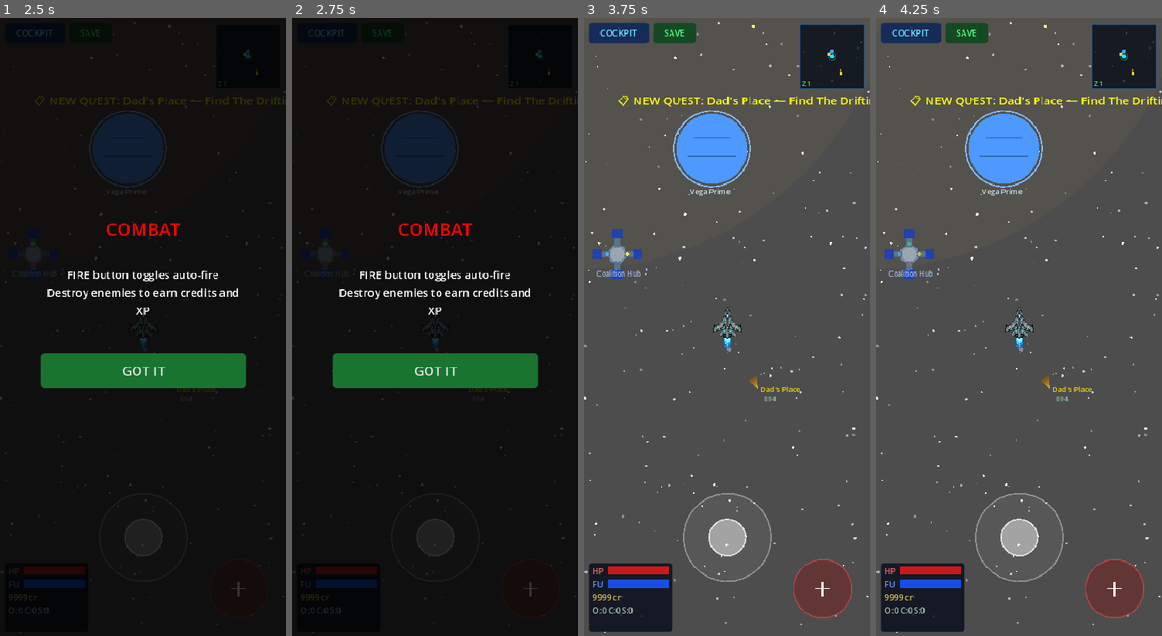
Above: before the commit, frames 1-4 (left to right).
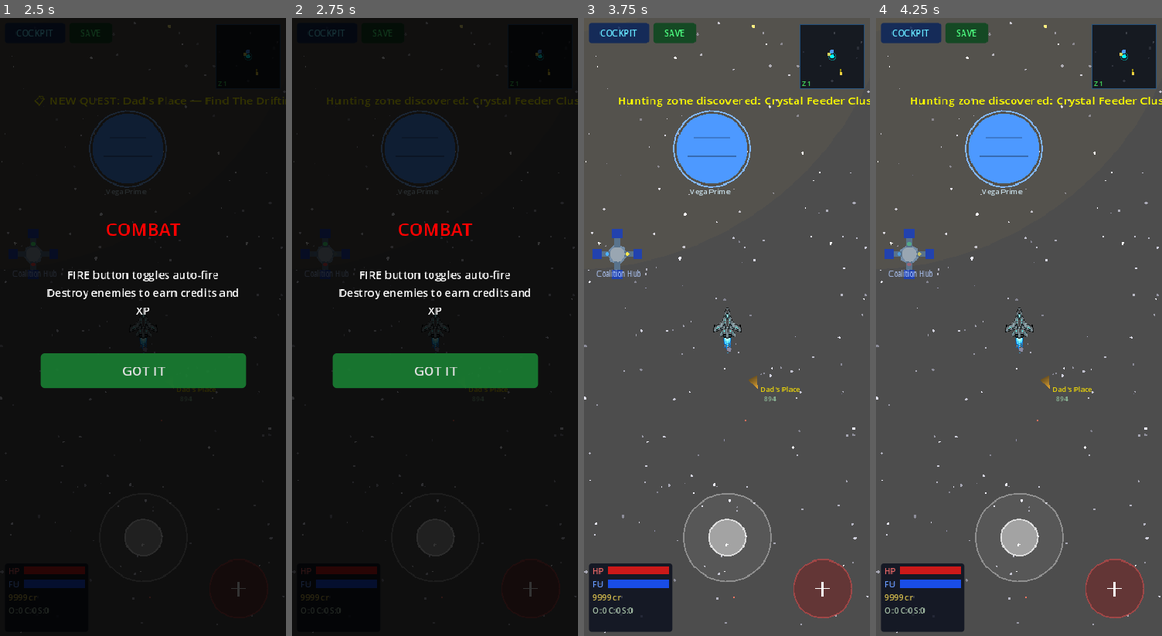
Above: after the commit, the same moments.

Repository: ichizh8/space-game-rt
Game: Godot game, scene res://scenes/main_menu.tscn
Same seed, same stepped clock (60 frames per second), same inputs: the game is played once before the commit and once after it.
Inputs:
- Up to frame 1 (2.5 s): click "NEW GAME" at 0.5 s; click "TAP TO CONTINUE" at 1.25 s; click "TAP TO CONTINUE" at 2 s
- Up to frame 2 (2.75 s): no input
- Up to frame 3 (3.75 s): click "COCKPIT" at 2.75 s; click "GOT IT" at 3.5 s
- Up to frame 4 (4.25 s): no input

Frame 1 is identical in both runs. In frame 2, 0.3% of the frame differs, in the area x 12-100%, y 12-15%; in frame 3, 0.7%, in the area x 11-100%, y 12-15%; in frame 4, 0.7%.

Commit message:
v43: intro quest chain with map markers, hunting zones auto-discover on proximity
Co-Authored-By: Claude Opus 4.6 (1M context) <noreply@anthropic.com>

Diff:
--- a/data/quests.json
+++ b/data/quests.json
@@ -118,6 +118,84 @@
     "reward": {"credits": 400, "scrap": 15},
     "faction_reward": {"coalition": 8},
     "source_type": "station"
+  },
+  {
+    "id": "quest_first_day_open",
+    "type": "tutorial_cook",
+    "title": "First Day Open",
+    "description": "The kitchen equipment works, barely. Your father left a handwritten note: 'The scrap protein cans are under the counter. Good enough to open. Not good enough to stay open.' Cook one dish and serve it to a guest to see how the restaurant works.",
+    "npc": "Dad (note)",
+    "source_type": "restaurant",
+    "unlock_condition": "",
+    "reward": {"credits": 30},
+    "rep_reward": 1,
+    "gives_recipe": {
+      "name": "Mystery Meat Patty",
+      "method": "char_grill",
+      "style": "fast_food",
+      "credits_value": 25,
+      "rep_value": 1,
+      "tier": 1,
+      "menu_story": "Dad's recipe. Nobody knows what's in it. Nobody asks."
+    },
+    "map_markers": [
+      {"id": "hunt_void_grubs", "label": "Void Grub Nesting Area", "pos_x": 600.0, "pos_y": 1400.0, "color_h": 0.25}
+    ]
+  },
+  {
+    "id": "quest_something_worth_eating",
+    "type": "gather_ingredient",
+    "title": "Something Worth Eating",
+    "description": "Old Marta has been sitting at the bar since you opened. She watches you cook, takes one bite, sets it down. 'I've eaten ration packs with more dignity. There's void grubs in the asteroid belt \u2014 I'll show you where. Bring back real meat and I'll teach you a recipe.'",
+    "npc": "Old Marta",
+    "required_ingredient": "grub_meat",
+    "required_amount": 2,
+    "source_type": "restaurant",
+    "unlock_condition": "quest_first_day_open_complete",
+    "reward": {"credits": 60},
+    "rep_reward": 3,
+    "unlock_dish": "dish_grub_fritters",
+    "gives_recipe": {
+      "name": "Grub Fritters",
+      "method": "char_grill",
+      "style": "fast_food",
+      "credits_value": 45,
+      "rep_value": 2,
+      "tier": 1,
+      "menu_story": "Old Marta's suggestion. Embarrassing but people keep ordering it."
+    },
+    "map_markers": [
+      {"id": "hunt_void_grubs", "label": "Void Grub Nesting Area", "pos_x": 600.0, "pos_y": 1400.0, "color_h": 0.25},
+      {"id": "hunt_skim_rays", "label": "Skim Ray Feeding Zone", "pos_x": -400.0, "pos_y": 1800.0, "color_h": 0.55}
+    ]
+  },
+  {
+    "id": "quest_into_the_nebula",
+    "type": "gather_ingredient",
+    "title": "Into the Nebula",
+    "description": "A hunter stumbles in with a scorched suit. 'Hit something in the nebula. Big. Pulsed electricity at me for twenty minutes.' He drops a napkin with rough coordinates. 'Whatever it is, cook it.' He leaves without paying.",
+    "npc": "Scorched Hunter",
+    "required_ingredient": "drifter_organ",
+    "required_amount": 1,
+    "source_type": "restaurant",
+    "unlock_condition": "quest_something_worth_eating_complete",
+    "reward": {"credits": 120},
+    "rep_reward": 5,
+    "unlock_dish": "dish_drifter_soup",
+    "gives_recipe": {
+      "name": "Drifter Soup",
+      "method": "slow_boil",
+      "style": "diner",
+      "credits_value": 130,
+      "rep_value": 4,
+      "tier": 2,
+      "menu_story": "Gelatinous. Weird. Somehow works. Hunter's recipe."
+    },
+    "map_markers": [
+      {"id": "hunt_void_grubs", "label": "Void Grub Nesting Area", "pos_x": 600.0, "pos_y": 1400.0, "color_h": 0.25},
+      {"id": "hunt_skim_rays", "label": "Skim Ray Feeding Zone", "pos_x": -400.0, "pos_y": 1800.0, "color_h": 0.55},
+      {"id": "hunt_drifters", "label": "Nebula \u2014 Membrane Drifter Territory", "pos_x": -1800.0, "pos_y": 2200.0, "color_h": 0.65}
+    ]
   },
   {
     "id": "quest_fresh_ingredients",
--- a/scripts/game_state.gd
+++ b/scripts/game_state.gd
@@ -98,6 +98,16 @@
 	"feeder_bioluminescence":{"tier": 3, "name": "Bioluminescent Secretion","creature": "crystal_feeder"},
 }
 var zone_depth: int = 1  # 1=shallow, 2=mid, 3=deep
+
+# Hunting zone definitions for sector 1
+var hunting_zones_sector1: Array = [
+	{"id": "hunt_void_grubs",  "label": "Void Grub Nesting Area",            "pos_x": 600.0,   "pos_y": 1400.0,  "color_h": 0.25, "radius": 400.0},
+	{"id": "hunt_skim_rays",   "label": "Skim Ray Feeding Zone",              "pos_x": -400.0,  "pos_y": 1800.0,  "color_h": 0.55, "radius": 400.0},
+	{"id": "hunt_snarlers",    "label": "Pack Snarler Debris Field",          "pos_x": 1600.0,  "pos_y": 600.0,   "color_h": 0.08, "radius": 350.0},
+	{"id": "hunt_drifters",    "label": "Nebula — Membrane Drifter Territory","pos_x": -1800.0, "pos_y": 2200.0,  "color_h": 0.65, "radius": 500.0},
+	{"id": "hunt_feeders",     "label": "Crystal Feeder Cluster",             "pos_x": -1200.0, "pos_y": -800.0,  "color_h": 0.45, "radius": 400.0},
+	{"id": "hunt_leviathan",   "label": "Deep Space — Leviathan Waters",      "pos_x": 3000.0,  "pos_y": 1500.0,  "color_h": 0.78, "radius": 600.0},
+]
 
 # Cooking / experiment system
 var cooking_methods: Array = [
@@ -422,6 +432,7 @@
 	if source_id != "":
 		q_copy["source_id"] = source_id
 	active_quests.append(q_copy)
+	apply_quest_map_markers(quest_data)
 	return true
 
 
@@ -457,6 +468,13 @@
 			active_quests.remove_at(i)
 			if quest_id not in completed_quests:
 				completed_quests.append(quest_id)
+			# Look up full quest data for bonus rewards
+			var full_quest: Dictionary = {}
+			if is_instance_valid(WorldData):
+				full_quest = WorldData.get_quest_by_id(quest_id)
+			if not full_quest.is_empty():
+				apply_quest_map_markers(full_quest)
+				apply_quest_gives_recipe(full_quest)
 			return q.get("reward", {})
 	return {}
 
@@ -644,6 +662,34 @@
 			add_ingredient(ing_id, 1)
 			var info: Dictionary = ingredient_tiers.get(ing_id, {})
 			ingredient_dropped.emit(info.get("name", ing_id))
+
+
+# ── Quest Map Markers & Recipe Rewards ───────────────────────────
+
+func apply_quest_map_markers(quest: Dictionary) -> void:
+	var markers: Array = quest.get("map_markers", [])
+	for marker in markers:
+		var mid: String = str(marker.get("id", ""))
+		var mpos_x: float = float(marker.get("pos_x", 0.0))
+		var mpos_y: float = float(marker.get("pos_y", 0.0))
+		var mname: String = str(marker.get("label", ""))
+		var mcolor: float = float(marker.get("color_h", 0.3))
+		if mid != "" and not map_discovered_planets.has(mid):
+			map_discovered_planets[mid] = {"pos_x": mpos_x, "pos_y": mpos_y, "name": mname, "color_h": mcolor}
+
+
+func apply_quest_gives_recipe(quest: Dictionary) -> void:
+	var recipe: Dictionary = quest.get("gives_recipe", {})
+	if recipe.is_empty():
+		return
+	var rname: String = str(recipe.get("name", ""))
+	var recipe_key: String = "quest_recipe:" + rname
+	if not discovered_recipes.has(recipe_key):
+		var full_recipe: Dictionary = recipe.duplicate()
+		full_recipe["key"] = recipe_key
+		if not full_recipe.has("ingredients"):
+			full_recipe["ingredients"] = []
+		discovered_recipes[recipe_key] = full_recipe
 
 
 # ── Faction Satisfaction ─────────────────────────────────────────
--- a/scripts/sector_loader.gd
+++ b/scripts/sector_loader.gd
@@ -7,6 +7,8 @@
 
 var _story_check_timer: float = 0.0
 const STORY_CHECK_INTERVAL: float = 0.5
+var _hunt_zone_timer: float = 0.0
+const HUNT_ZONE_CHECK_INTERVAL: float = 2.0
 var _pending_initial_spawns: bool = false
 
 # Scene paths
@@ -45,6 +47,10 @@
 		_story_check_timer = 0.0
 		_check_story_triggers()
 		_discover_nearby_planets()
+	_hunt_zone_timer += delta
+	if _hunt_zone_timer >= HUNT_ZONE_CHECK_INTERVAL:
+		_hunt_zone_timer = 0.0
+		_check_hunting_zone_discovery()
 
 func _do_initial_spawns() -> void:
 	for i in range(_respawn_zones.size()):
@@ -399,6 +405,31 @@
 				GameState.map_discover_planet(pid, obj.global_position, pname, pcol)
 
 
+func _check_hunting_zone_discovery() -> void:
+	if GameState.current_sector != 1:
+		return
+	var player: Node2D = _get_player()
+	if not is_instance_valid(player):
+		return
+	var zones: Array = GameState.hunting_zones_sector1
+	for zone in zones:
+		var zid: String = str(zone.get("id", ""))
+		if zid.is_empty() or GameState.map_discovered_planets.has(zid):
+			continue
+		var zpos: Vector2 = Vector2(float(zone.get("pos_x", 0.0)), float(zone.get("pos_y", 0.0)))
+		var discovery_radius: float = float(zone.get("radius", 400.0)) + 300.0
+		if player.global_position.distance_to(zpos) <= discovery_radius:
+			GameState.map_discovered_planets[zid] = {
+				"pos_x": zone.get("pos_x", 0.0),
+				"pos_y": zone.get("pos_y", 0.0),
+				"name": str(zone.get("label", "")),
+				"color_h": float(zone.get("color_h", 0.3))
+			}
+			var hud: Node = get_tree().get_first_node_in_group("hud")
+			if is_instance_valid(hud) and hud.has_method("show_notification"):
+				hud.show_notification("Hunting zone discovered: " + str(zone.get("label", "")))
+
+
 # --- Story triggers (from sector_generator) ---
 
 func _connect_signals_deferred() -> void:
--- a/scripts/station_menu.gd
+++ b/scripts/station_menu.gd
@@ -378,6 +378,12 @@
 		var sep := HSeparator.new()
 		vbox.add_child(sep)
 
+	# Auto-accept intro quest on first visit
+	if not GameState.is_quest_active("quest_first_day_open") and not GameState.is_quest_completed("quest_first_day_open"):
+		var intro_q: Dictionary = WorldData.get_quest_by_id("quest_first_day_open")
+		if not intro_q.is_empty():
+			GameState.accept_quest(intro_q, "drifting_spoon")
+
 	# Header
 	var name_lbl := Label.new()
 	name_lbl.text = GameState.restaurant_name
@@ -591,14 +597,19 @@
 
 		# Active quests — check auto-complete
 		if GameState.is_quest_active(qid):
-			var req_ing: String = q.get("required_ingredient", "")
-			var req_amt: int = int(q.get("required_amount", 0))
-			if GameState.has_ingredient(req_ing, req_amt):
-				# Auto-complete
-				_complete_restaurant_quest(q)
-				_build_rquest_completed(vbox, q)
+			var qtype: String = q.get("type", "")
+			if qtype == "tutorial_cook":
+				# Tutorial cook completes via serving a guest, no ingredient check
+				_build_rquest_active(vbox, q)
 			else:
-				_build_rquest_active(vbox, q)
+				var req_ing: String = q.get("required_ingredient", "")
+				var req_amt: int = int(q.get("required_amount", 0))
+				if GameState.has_ingredient(req_ing, req_amt):
+					# Auto-complete
+					_complete_restaurant_quest(q)
+					_build_rquest_completed(vbox, q)
+				else:
+					_build_rquest_active(vbox, q)
 			shown_any = true
 			continue
 
@@ -631,6 +642,11 @@
 	if cond.begins_with("restaurant_rep >= "):
 		var threshold: int = int(cond.split(">= ")[1])
 		return GameState.restaurant_rep >= threshold
+	# Quest completion conditions
+	if cond == "quest_first_day_open_complete":
+		return GameState.is_quest_completed("quest_first_day_open")
+	if cond == "quest_something_worth_eating_complete":
+		return GameState.is_quest_completed("quest_something_worth_eating")
 	return true
 
 
@@ -702,13 +718,19 @@
 	npc_lbl.add_theme_color_override("font_color", Color(0.6, 0.6, 0.7))
 	inner.add_child(npc_lbl)
 
-	var req_ing: String = q.get("required_ingredient", "")
-	var req_amt: int = int(q.get("required_amount", 0))
-	var have: int = GameState.restaurant_ingredients.get(req_ing, 0)
 	var prog_lbl := Label.new()
-	prog_lbl.text = "%s: %d / %d" % [req_ing.replace("_", " ").capitalize(), have, req_amt]
-	prog_lbl.add_theme_font_size_override("font_size", 13)
-	prog_lbl.add_theme_color_override("font_color", Color(0.8, 0.8, 0.6) if have < req_amt else Color(0.4, 1.0, 0.4))
+	if q.get("type", "") == "tutorial_cook":
+		prog_lbl.text = "Cook a dish in the Bench tab, then serve a guest in the Guests tab."
+		prog_lbl.add_theme_font_size_override("font_size", 13)
+		prog_lbl.add_theme_color_override("font_color", Color(0.8, 0.8, 0.6))
+	else:
+		var req_ing: String = q.get("required_ingredient", "")
+		var req_amt: int = int(q.get("required_amount", 0))
+		var have: int = GameState.restaurant_ingredients.get(req_ing, 0)
+		prog_lbl.text = "%s: %d / %d" % [req_ing.replace("_", " ").capitalize(), have, req_amt]
+		prog_lbl.add_theme_font_size_override("font_size", 13)
+		prog_lbl.add_theme_color_override("font_color", Color(0.8, 0.8, 0.6) if have < req_amt else Color(0.4, 1.0, 0.4))
+	prog_lbl.autowrap_mode = TextServer.AUTOWRAP_WORD_SMART
 	inner.add_child(prog_lbl)
 
 
@@ -1287,6 +1309,9 @@
 	var result: Dictionary = GameState.resolve_guest(guest, choice)
 	guest["_resolved"] = true
 	guest["_result_message"] = result.get("message", "Served.")
+	# Complete tutorial cook quest if active
+	if GameState.is_quest_active("quest_first_day_open"):
+		_complete_restaurant_quest(WorldData.get_quest_by_id("quest_first_day_open"))
 	# Check if all guests resolved
 	var all_done: bool = true
 	var outcomes: Array = []
Not shown, changed: web-export/index.html
Not shown, changed: web-export/index.pck
